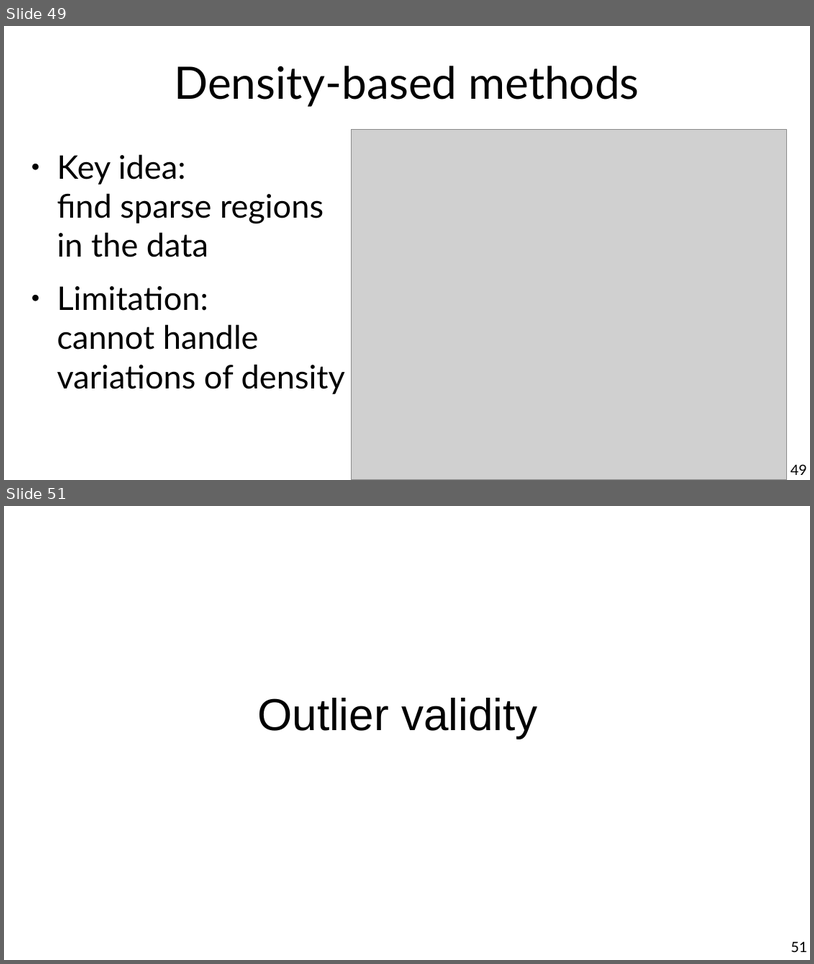
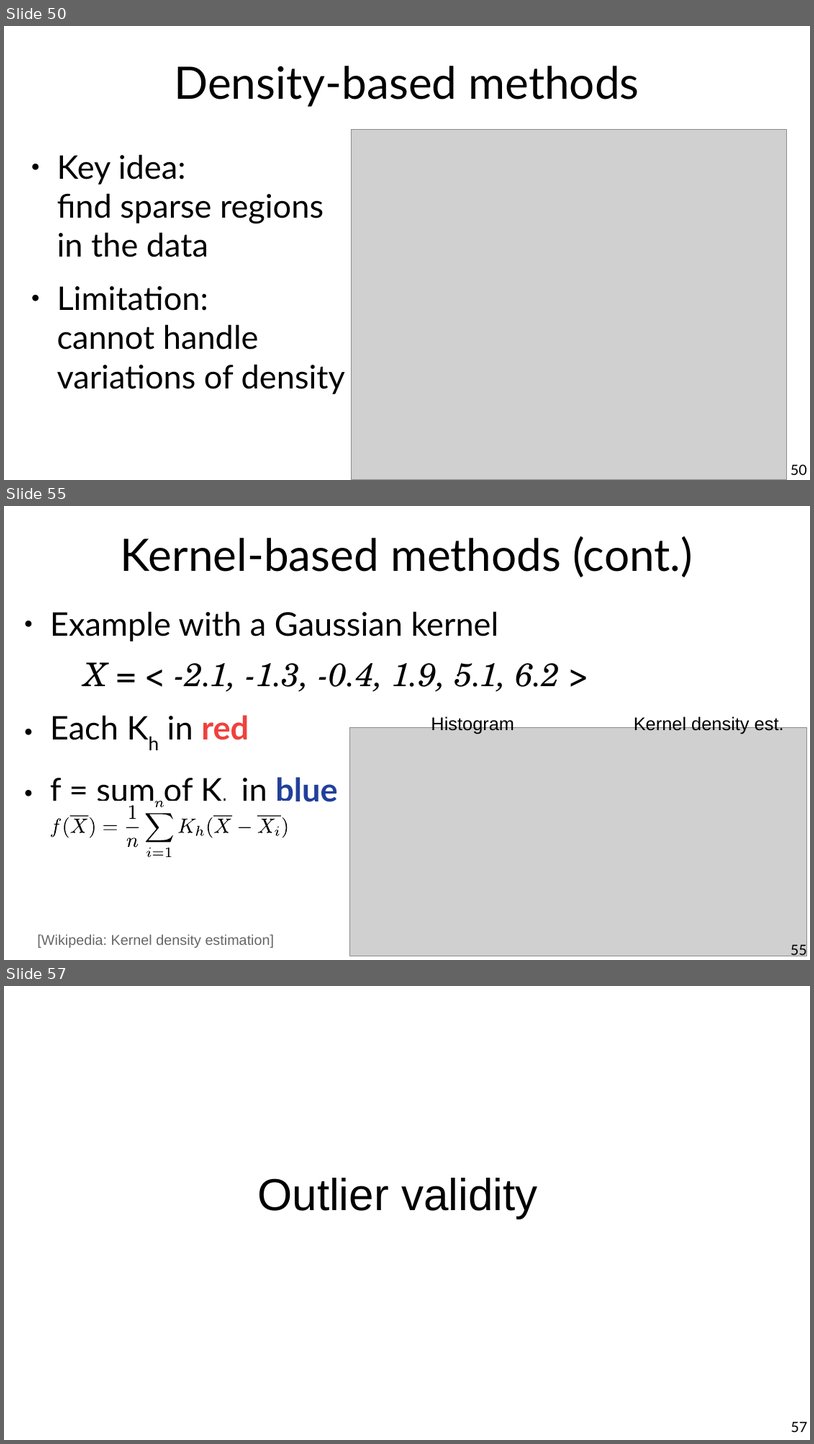
Before and after one commit to marco-calautti/data-mining-course, a slide deck: theory/tt09_outlier_detection.odp. Shown one above the other, each under a label of ours: slides 49 and 51 before the commit, slides 50, 55 and 57 after it; the slides between them are not shown. The pictures are 814x964 and 814x1444 pixels, drawn with LibreOffice and Linux fonts; fonts in the diff are those of the drawing; grey boxes stand for pictures. Boxes give left, top, right and bottom in pixels: in the first picture for what was removed or moved away, otherwise in the second. Text is boxed around its words. In the diff, an @@ line names an element or a change of style, - is before the commit and + after.

```diff
--- a/theory/tt09_outlier_detection.odp
+++ b/theory/tt09_outlier_detection.odp
@@ slide 55 added at (4, 506, 810, 960), background #FFFFFF @@
@@ title added at (121, 536, 693, 577), 44 pt, text #000000 @@
+Kernel-based methods (cont.)
@@ text added at (50, 611, 561, 808), 32 pt, text #000000 @@
+● Example with a Gaussian kernel
+  X = < -2.1, -1.3, -0.4, 1.9, 5.1, 6.2 >
+● Each Kh in red
+● f = sum of Kh in blue
@@ text added at (431, 716, 514, 734), 18 pt, text #000000 @@
+Histogram
@@ text added at (634, 716, 784, 734), 18 pt, text #000000 @@
+Kernel density est.
@@ picture added at (350, 728, 808, 957) @@
@@ group added at (49, 801, 288, 857): 25 freeform shapes @@
@@ text added at (37, 934, 275, 947), 14 pt, text #666666 @@
+[Wikipedia: Kernel density estimation]
@@ page number added at (791, 942, 808, 958), 14 pt, text #000000 @@
+55
@@ what was slide 49 is now slide 50 @@
@@ page number at (791, 464, 808, 475): text changed @@
-49
+50
@@ what was slide 51 is now slide 57 @@
@@ page number at (791, 1422, 808, 1432): text changed @@
-51
+57
```
Also in this commit, not shown: 10 slides changed, 9 other slides added, 1 slide removed.
